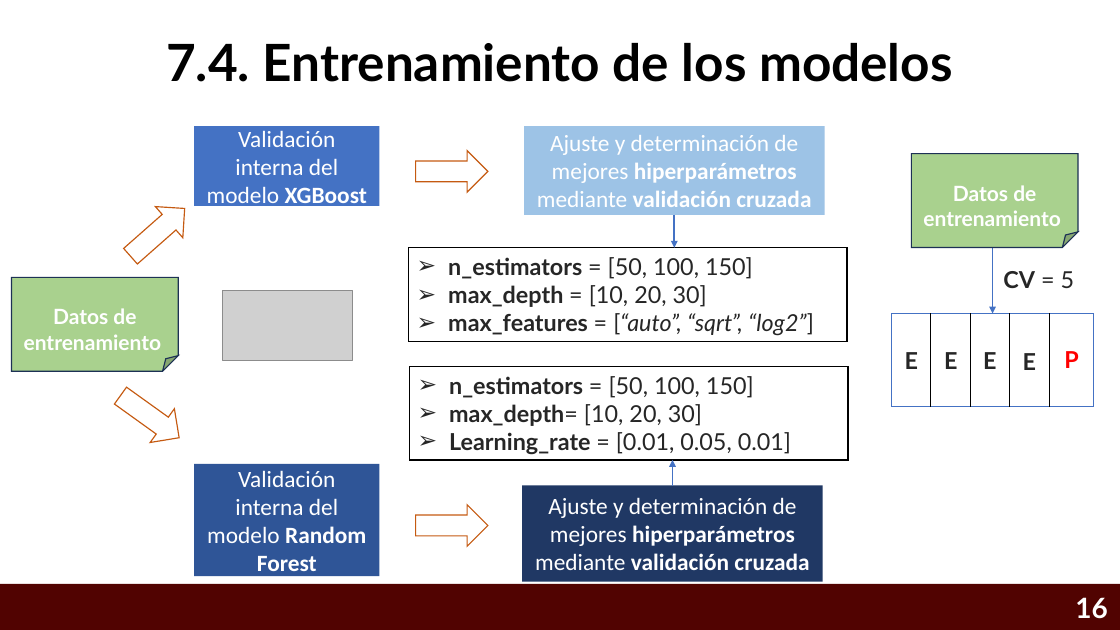
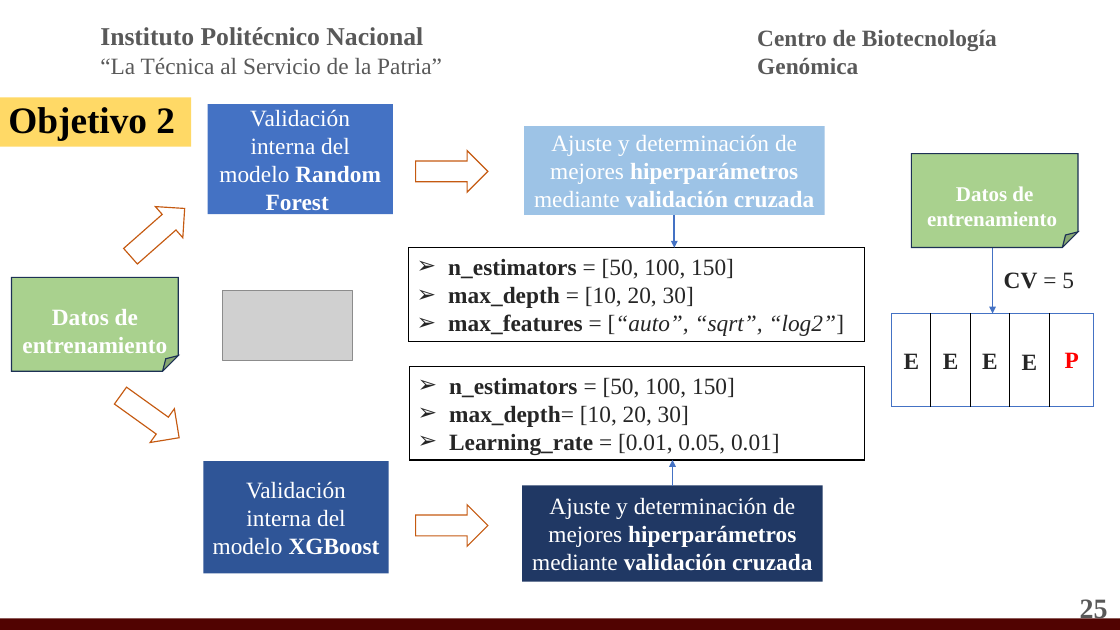
Before and after one commit to Eliud7720/Alzheimer---Anteproyecto, a slide deck: slide 25 of CRIBADO VIRTUAL INTELIGENTE PARA IDENTIFICAR INHIBIDORES MULTI-BLANCO ENFOCADOS AL TRATAMIENTO DE LA .pptx (slide 16 before the commit). Drawn at 1120x630 pixels with LibreOffice and Linux fonts; fonts in the diff are those of the drawing; grey boxes stand for pictures; background and template pictures are left out. Boxes give left, top, right and bottom in pixels: in the first picture for what was removed or moved away, otherwise in the second. Text is boxed around its words. In the diff, an @@ line names an element or a change of style, - is before the commit and + after.

```diff
--- a/CRIBADO VIRTUAL INTELIGENTE PARA IDENTIFICAR INHIBIDORES MULTI-BLANCO ENFOCADOS AL TRATAMIENTO DE LA .pptx
+++ b/CRIBADO VIRTUAL INTELIGENTE PARA IDENTIFICAR INHIBIDORES MULTI-BLANCO ENFOCADOS AL TRATAMIENTO DE LA .pptx
@@ text added at [100, 27, 442, 74], 20 pt, text #595959 @@
+Instituto Politécnico Nacional
+“La Técnica al Servicio de la Patria”
@@ title removed at [166, 43, 953, 82] @@
-7.4. Entrenamiento de los modelos
@@ text added at [757, 30, 997, 74], 20 pt, text #595959, bold @@
+Centro de Biotecnología Genómica
@@ rectangle added at [0, 97, 192, 147], fill #FFD966, 32 pt, text #000000, bold @@
+Objetivo 2
@@ rectangle "Validación interna del modelo Random ...": place and size @@
-rectangle "Validación interna del modelo Random ..." at [194, 126, 380, 206]
+rectangle "Validación interna del modelo Random ..." at [208, 104, 393, 214]
@@ text in rectangle at [219, 109, 381, 216]: text changed; font Calibri to Times New Roman @@
-Validación interna del modelo XGBoost
+Validación interna del modelo Random Forest
@@ rectangle "Ajuste y determinación de mejores ..." at [524, 126, 825, 215]: font Calibri to Times New Roman @@
@@ font Lato to Times New Roman in 9 elements at [904, 353, 920, 369], [943, 353, 959, 369], [982, 353, 998, 369], [1022, 354, 1038, 370], [1065, 352, 1079, 368], [912, 154, 1078, 248], [1004, 272, 1074, 289], [409, 367, 864, 460], [408, 248, 865, 341] @@
@@ rectangle "n_estimators = [50, 100, 150]": place and size @@
-rectangle "n_estimators = [50, 100, 150]" at [408, 248, 847, 341]
+rectangle "n_estimators = [50, 100, 150]" at [408, 248, 865, 341]
@@ folded corner "Datos de entrenamiento" at [12, 277, 178, 371]: size 18 to 20 pt, font Lato to Times New Roman @@
@@ rectangle "n_estimators = [50, 100, 150]": place and size @@
-rectangle "n_estimators = [50, 100, 150]" at [409, 367, 848, 460]
+rectangle "n_estimators = [50, 100, 150]" at [409, 367, 864, 460]
@@ rectangle "Validación interna del modelo XGBoost": place and size @@
-rectangle "Validación interna del modelo XGBoost" at [194, 464, 380, 576]
+rectangle "Validación interna del modelo XGBoost" at [203, 461, 389, 574]
@@ text in rectangle at [213, 481, 380, 555]: text changed; font Calibri to Times New Roman @@
-Validación interna del modelo Random Forest
+Validación interna del modelo XGBoost
@@ rectangle "Ajuste y determinación de mejores ..." at [523, 486, 823, 581]: font Calibri to Times New Roman @@
@@ page number at [1080, 599, 1108, 623]: text changed; font Lato to Times New Roman; text colour #FFFFFF to #595959 @@
-16
+25
@@ rectangle: place and size @@
-rectangle at [0, 584, 1120, 630]
+rectangle at [0, 618, 1120, 630]
```
Also in this commit, not shown: 19 other slides changed, 13 slides added, 2 slides removed, 2 other files.
